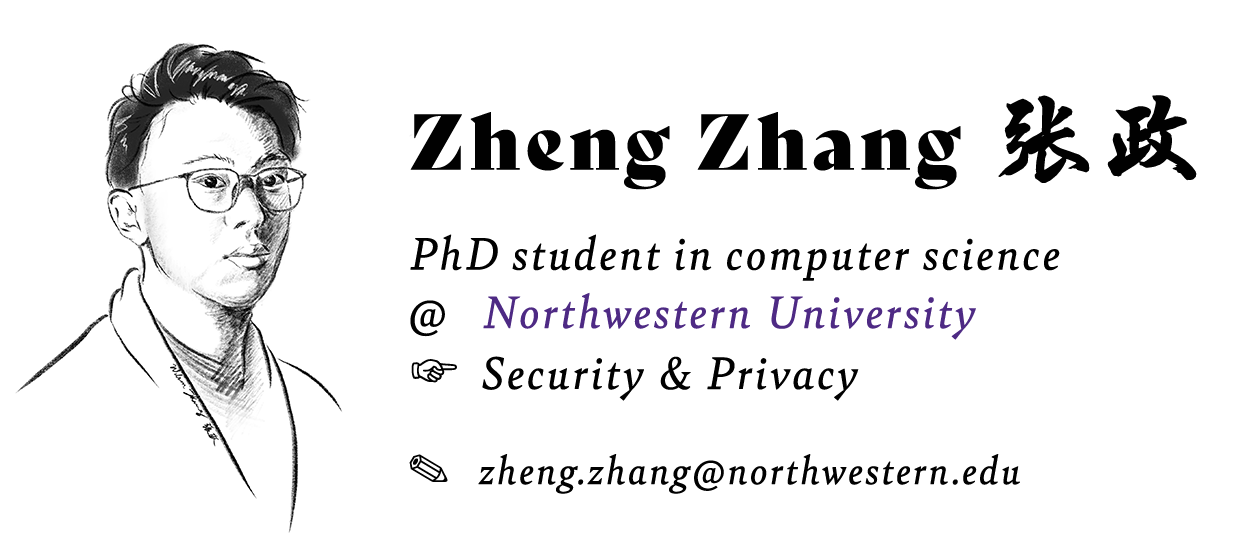
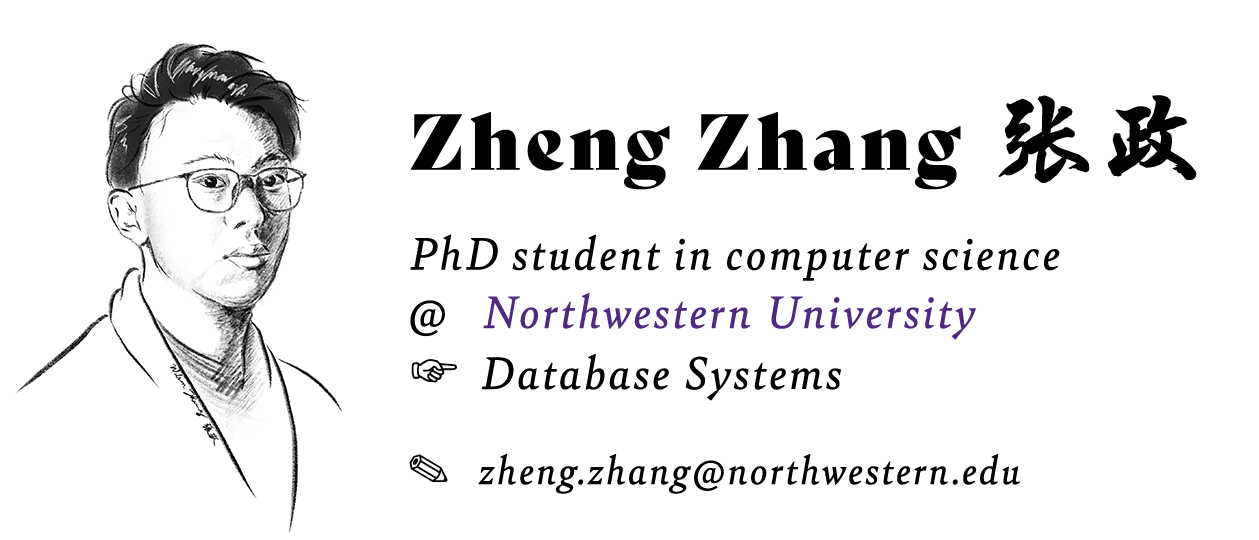
Two versions of the same layered image (1259x540). Layer-by-layer changes:
painted on "position" over [481, 353, 859, 401]
